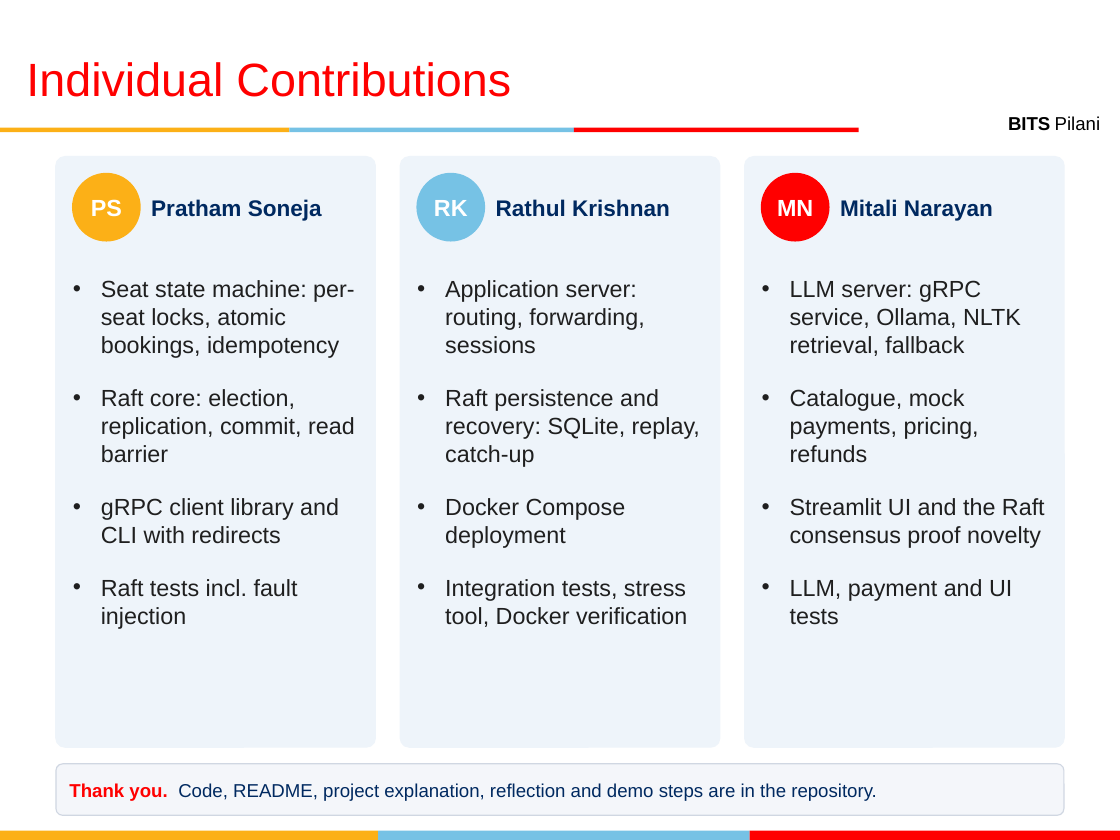
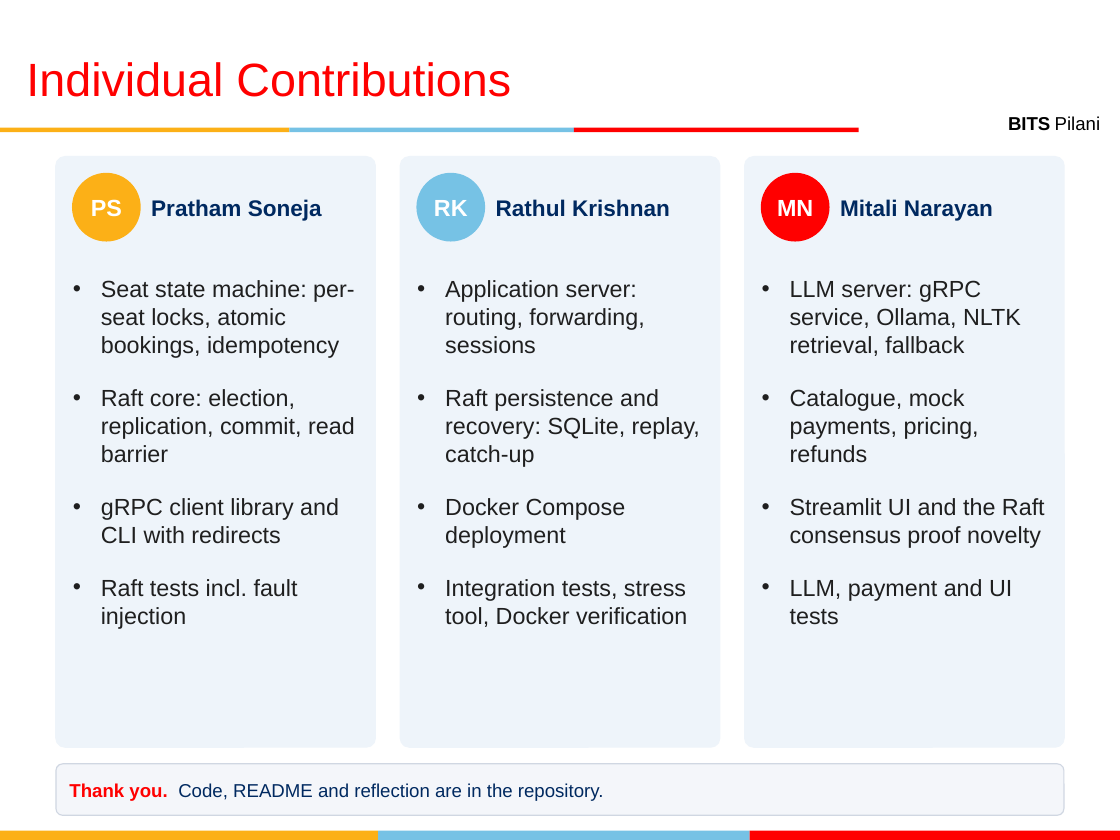
Before and after one commit to PrathamSoneja/ticket-booking-system, a slide deck: slide 11 of docs/AOS_Project_Presentation.pptx. Drawn at 1120x840 pixels with LibreOffice and Linux fonts; fonts in the diff are those of the drawing; background and template pictures are left out. Boxes give left, top, right and bottom in pixels: in the first picture for what was removed or moved away, otherwise in the second. Text is boxed around its words. In the diff, an @@ line names an element or a change of style, - is before the commit and + after.

```diff
--- a/docs/AOS_Project_Presentation.pptx
+++ b/docs/AOS_Project_Presentation.pptx
@@ text at [69,783,604,801]: text changed @@
-Thank you. Code, README, project explanation, reflection and demo steps are in the repository.
+Thank you. Code, README and reflection are in the repository.
```
Also in this commit, not shown: 2 other files.
